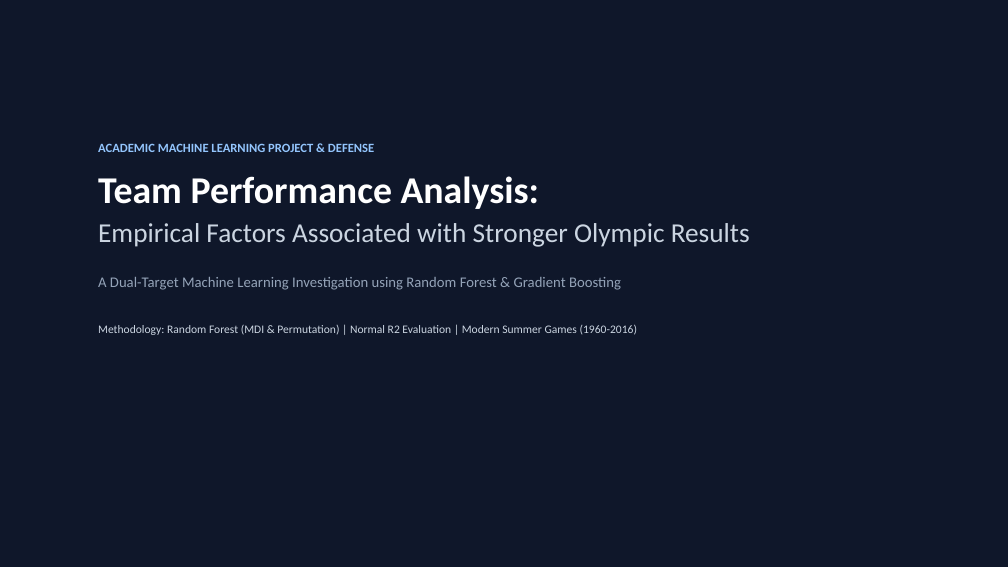
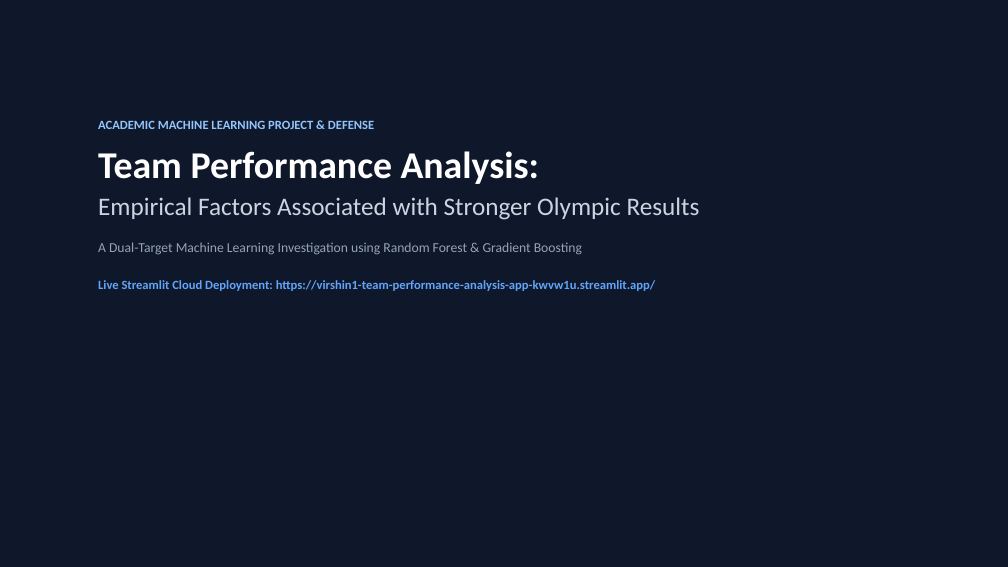
Before and after one commit to Virshin1/Team-Performance-Analysis, a slide deck: slide 1 of Olympic_Team_Performance_Presentation.pptx. Drawn at 1008x567 pixels with LibreOffice and Linux fonts; fonts in the diff are those of the drawing. Boxes give left, top, right and bottom in pixels: in the first picture for what was removed or moved away, otherwise in the second. Text is boxed around its words. In the diff, an @@ line names an element or a change of style, - is before the commit and + after.

Commit message:
Eliminate white bar artifacts using native theme-adaptive widgets and update all documentation to live Streamlit Cloud URL

```diff
--- a/Olympic_Team_Performance_Presentation.pptx
+++ b/Olympic_Team_Performance_Presentation.pptx
@@ text "ACADEMIC MACHINE LEARNING PROJECT & ...": place and size @@
-text "ACADEMIC MACHINE LEARNING PROJECT & ..." at [98, 143, 750, 335]
+text "ACADEMIC MACHINE LEARNING PROJECT & ..." at [98, 120, 700, 291]
@@ text at [98, 151, 700, 255]: size 26 to 24 pt in "Empirical Factors Associated with Stronger Olympic Results"; size 14 to 13 pt in "A Dual-Target Machine Learning Investigation using Random ..."; less space between paragraphs @@
@@ text at [98, 280, 656, 291]: text changed; size 11 to 12 pt; text colour #CBD5E1 to #60A5FA; bold on @@
-Methodology: Random Forest (MDI & Permutation) | Normal R2 Evaluation | Modern Summer Games (1960-2016)
+Live Streamlit Cloud Deployment: https://virshin1-team-performance-analysis-app-kwvw1u.streamlit.app/
```
Also in this commit, not shown: 7 other slides changed, 4 other files.
